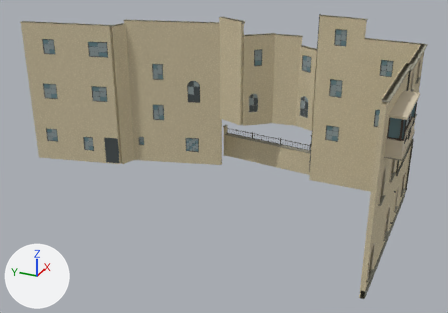
Renders of the glTF model projects/shanghai/assets/models/candidates/xuhui-taiyuan-lane-4-cihui-village/xuhui-taiyuan-lane-4-cihui-village-raw.glb from each side of a commit.
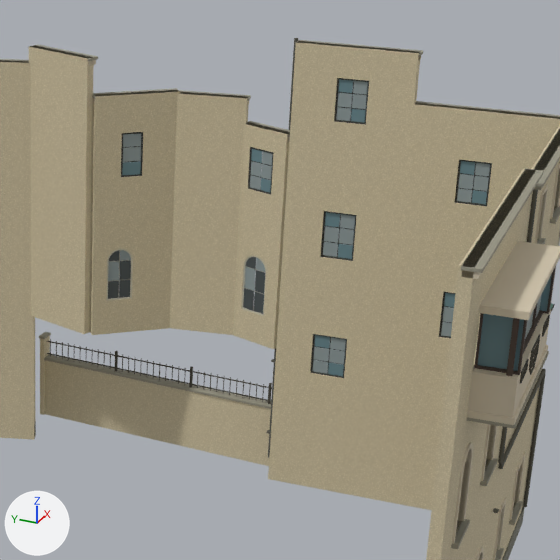
Each version appears first whole from a 50 mm camera at (-24.1, -4.2, 20.1) aimed at (9.6, 11.0, 3.3), and next in a close-up on the part from 47% to 94% of the width and 0% to 67% of the height. The lights are fixed; the arrows at lower left show +X, +Y and +Z. The older version's two pictures come first. Vertices at exactly the same position are counted once.

Objects in the first close-up: '慈惠村太原路4弄1—2号临街转角'.
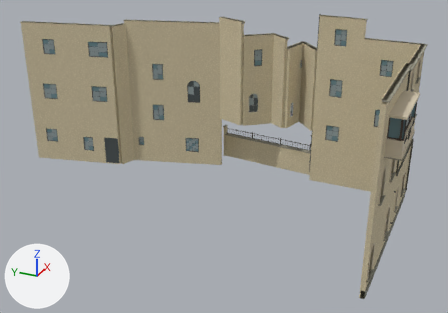
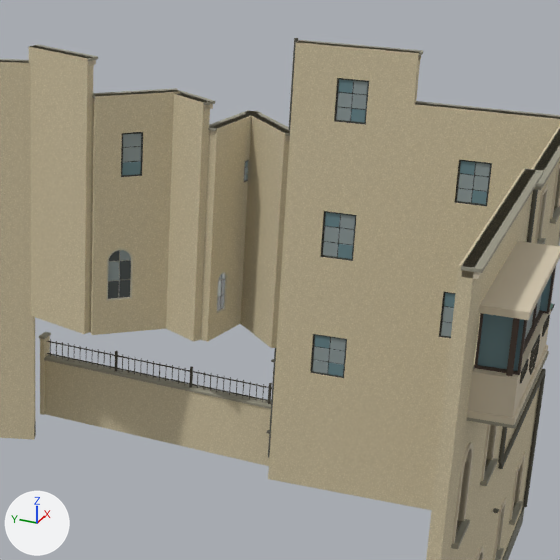
Changed parts and their boxes (x1, y1, x2, y2) in the close-ups (560 x 560 px; the box of a moved part takes in the faces that stretch with it):
part 1 of me_mesh_0, moved or reshaped
    before: (262, 152, 272, 166)
    after: (204, 104, 213, 110)
part 2 of me_mesh_0, moved or reshaped (not visible afterwards)
    before: (243, 288, 254, 311)
part 3 of me_mesh_0, moved or reshaped
    before: (248, 147, 274, 195)
    after: (244, 160, 249, 182)
part 4 of me_mesh_0, moved or reshaped (not visible afterwards)
    before: (250, 175, 261, 190)
part 5 of me_mesh_0, moved or reshaped (not visible afterwards)
    before: (250, 161, 262, 177)
part 6 of me_mesh_0, moved or reshaped (not visible afterwards)
    before: (261, 178, 271, 192)
part 7 of me_mesh_0, moved or reshaped (not visible before)
    after: (220, 294, 225, 310)
part 8 of me_mesh_0, moved or reshaped
    before: (244, 267, 256, 290)
    after: (221, 279, 225, 295)
part 9 of me_mesh_0, moved or reshaped (not visible before)
    after: (217, 296, 220, 311)
part 10 of me_mesh_0, moved or reshaped (not visible afterwards)
    before: (246, 257, 256, 269)
part 11 of me_mesh_0, moved or reshaped (not visible before)
    after: (218, 281, 221, 297)
part 12 of me_mesh_0, moved or reshaped (not visible afterwards)
    before: (251, 149, 262, 163)
part 13 of me_mesh_0, moved or reshaped
    before: (261, 164, 272, 180)
    after: (245, 167, 247, 174)
part 14 of me_mesh_0, moved or reshaped (not visible afterwards)
    before: (255, 270, 265, 294)
part 15 of me_mesh_0, moved or reshaped (not visible afterwards)
    before: (254, 292, 264, 314)
part 16 of me_mesh_0, added
    after: (216, 272, 227, 314)
part 17 of me_mesh_0, deleted
    before: (242, 255, 266, 316)
part 18 of me_mesh_0, deleted
    before: (256, 258, 265, 272)
part 19 of me_mesh_0, moved or reshaped
    before: (93, 88, 290, 349)
    after: (177, 91, 290, 348)
part 20 of me_mesh_0, surface changed
    both: (170, 94, 290, 348)

The change, as a list of edits to the scene's bpy script:
```text
Change me_mesh_0:
    remove me_mesh_0.from_pydata(...)  # 12049 vertices, 21292 faces; spans x 2.9..16.7, y -0.9..27.1, z 0.0..11.8
    add me_mesh_0.from_pydata(...)  # 12071 vertices, 21328 faces; spans x 2.9..17.1, y -0.9..27.1, z 0.0..11.8
    me_mesh_0 part 1: the loose piece of 8 vertices spanning x 15.3..15.4, y 7.1..7.5, z 8.6..8.9 is scaled about its middle by (5.48, 3.67, 0.403), then moved by (-0.1, 2.0, 1.3), in mat_cihui___sheltered_ivory_render (beige #d3c7af)
    me_mesh_0 part 2: the loose piece of 8 vertices spanning x 15.4..15.5, y 7.5..7.8, z 4.6..5.2 is scaled about its middle by (5.41, -0.553, -0.175), then moved by (0.1, 1.0, -0.5), in mat_cihui___grey_stone_sill (grey #989584)
    me_mesh_0 part 3: the loose piece of 16 vertices spanning x 15.2..15.6, y 7.1..7.8, z 7.9..9.0 is turned 98.5 degrees about the z axis through its middle and scaled by 0.495, then moved by (1.0, 0.8, -0.4)
    me_mesh_0 part 4: the loose piece of 8 vertices spanning x 15.4..15.5, y 7.5..7.8, z 7.9..8.2 is scaled about its middle by (0.192, -0.0213, -1.59), then moved by (1.0, 0.6, 0.0), in mat_cihui___dark_steel_sash (dark grey #3a3c36)
    me_mesh_0 part 5: the loose piece of 8 vertices spanning x 15.4..15.5, y 7.5..7.8, z 8.2..8.6 is scaled about its middle by (1.01, -0.103, -0.0851), then moved by (1.1, 0.6, -0.3), in mat_cihui___dark_steel_sash (dark grey #3a3c36)
    me_mesh_0 part 6: the loose piece of 8 vertices spanning x 15.3..15.4, y 7.1..7.5, z 7.9..8.2 is scaled about its middle by (1.01, -0.103, -0.0935), then moved by (1.1, 0.9, -0.1), in mat_cihui___dark_steel_sash (dark grey #3a3c36)
    me_mesh_0 part 7: the loose piece of 8 vertices spanning x 15.4..15.6, y 7.5..7.8, z 5.2 is scaled about its middle by (1.23, -0.139, -13.2), then moved by (0.1, 0.8, -0.5), in mat_cihui___shaded_glass (dark grey #4b5253)
    me_mesh_0 part 8: the loose piece of 8 vertices spanning x 15.4..15.5, y 7.5..7.8, z 5.2..5.8 is scaled about its middle by (1.36, -0.137, -0.73), then moved by (0.1, 0.8, -0.4), in mat_cihui___shaded_glass (dark grey #4b5253)
    me_mesh_0 part 9: the loose piece of 8 vertices spanning x 15.3..15.9, y 6.9..7.9, z 4.5..4.6 is scaled about its middle by (0.356, -0.046, -4.08), then moved by (-0.2, 1.1, 0.1), in mat_cihui___shaded_glass (dark grey #4b5253)
    me_mesh_0 part 10: the loose piece of 36 vertices spanning x 15.4..15.5, y 7.5..7.8, z 5.8..6.1 is scaled about its middle by (-1.32, 0.133, 0.536), then moved by (-0.1, 0.8, -0.5)
    me_mesh_0 part 11: the loose piece of 8 vertices spanning x 15.3..15.4, y 7.1..7.4, z 5.2 is scaled about its middle by (1.23, -0.139, -14.2), then moved by (0.0, 1.2, -0.1), in mat_cihui___pale_reflected_glass (grey #909d9e)
    me_mesh_0 part 12: the loose piece of 8 vertices spanning x 15.4..15.5, y 7.5..7.8, z 8.6..8.9 is scaled about its middle by (0.00392, -0.00111, 0), then moved by (0.9, 0.6, -0.9), in mat_cihui___pale_reflected_glass (grey #909d9e)
    me_mesh_0 part 13: the loose piece of 8 vertices spanning x 15.3..15.4, y 7.1..7.5, z 8.2..8.6 is scaled about its middle by (1, -0.101, -0.498), then moved by (1.1, 0.9, -0.4)
    me_mesh_0 part 14: the loose piece of 8 vertices spanning x 15.3..15.4, y 7.1..7.5, z 5.2..5.8 is scaled about its middle by (1, -0.101, -0.246), then moved by (1.1, 0.9, 2.8), in mat_cihui___blue_green_glass (cyan #69888f)
    me_mesh_0 part 15: the loose piece of 8 vertices spanning x 15.3..15.4, y 7.1..7.5, z 4.6..5.2 is scaled about its middle by (-1.35, 0.133, 0.0543), then moved by (0.3, 1.1, 0.0), in mat_cihui___pale_painted_timber (light grey #c6c1ae)
    me_mesh_0 part 16: a new loose piece of 140 vertices spanning x 15.2..15.7, y 8.3..8.6, z 4.4..5.5, in mat_cihui___pale_painted_timber (light grey #c6c1ae)
    me_mesh_0 part 17: the loose piece of 140 vertices spanning x 15.2..15.6, y 7.1..7.8, z 4.6..6.2 is deleted
    me_mesh_0 part 18: the loose piece of 36 vertices spanning x 15.3..15.4, y 7.1..7.5, z 5.8..6.1 is deleted
    me_mesh_0 part 19: 17 vertices moved from x 14.7..15.9, y 6.6..10.8, z 3.8..10.2 to x 14.7..16.8, y 6.6..10.8, z 3.8..10.2; 248 vertices removed from x 15.1..16.0, y 6.6..9.9, z 3.8..10.2; 142 vertices added at x 14.7..17.1, y 6.6..10.0, z 3.8..10.2
    me_mesh_0 part 20: 10 kept faces spanning x 14.7..15.6, y 6.7..10.9, z 3.8..10.2 get new texture (UV) coordinates
    other edits to the shape of me_mesh_0 do not show in these pictures
```
